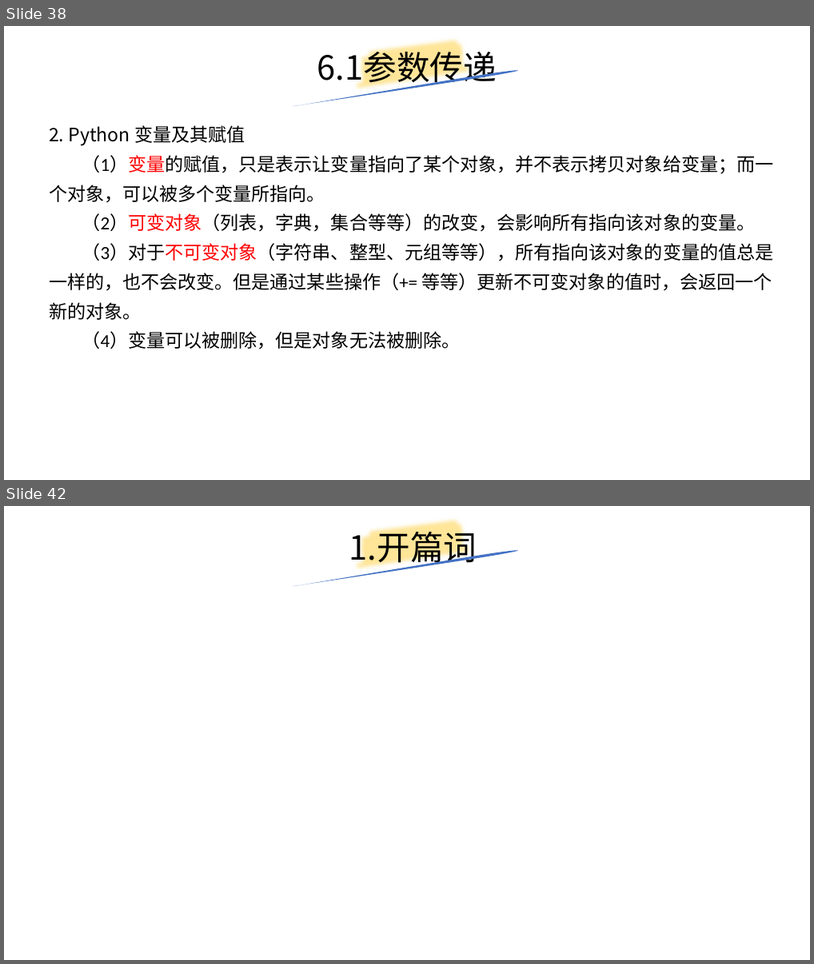
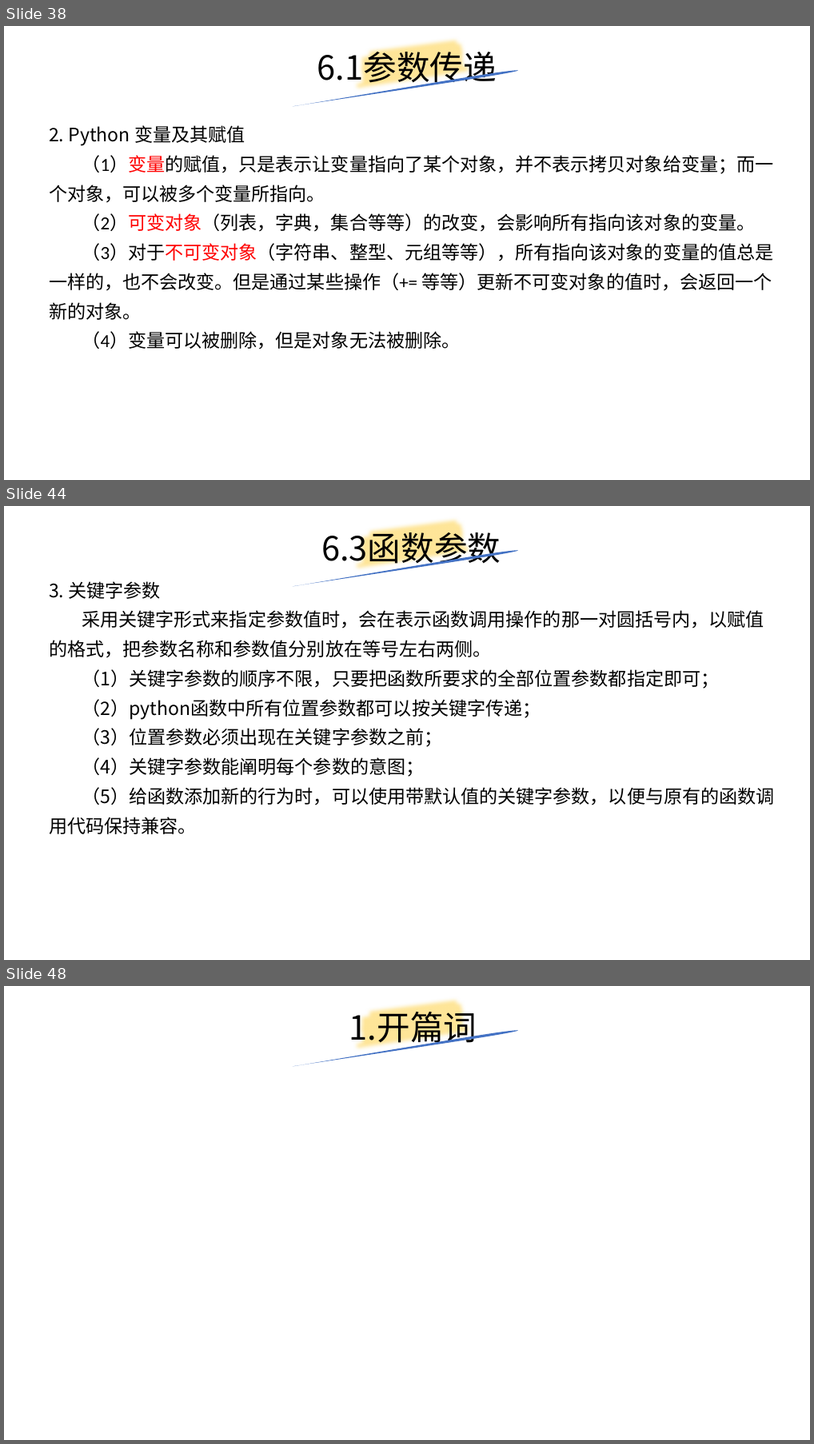
Before and after one commit to yiwenliu/CorePython, a slide deck: PPT/CorePython.pptx. Shown one above the other, each under a label of ours: slides 38 and 42 before the commit, slides 38, 44 and 48 after it; the slides between them are not shown. The pictures are 814x964 and 814x1444 pixels, drawn with LibreOffice and Linux fonts; fonts in the diff are those of the drawing. Boxes give left, top, right and bottom in pixels: in the first picture for what was removed or moved away, otherwise in the second. Text is boxed around its words. In the diff, an @@ line names an element or a change of style, - is before the commit and + after.

```diff
--- a/PPT/CorePython.pptx
+++ b/PPT/CorePython.pptx
@@ slide 44 added at [4,506,810,960], background #FFFFFF @@
@@ title added at [322,527,501,568], 39.6 pt, text #000000 @@
+6.3函数参数
@@ freeform shape added at [353,506,476,586], outline #FFE699 16 pt @@
@@ freeform shape added at [292,549,519,586], fill #4472C4 @@
@@ text added at [49,581,774,834], 22 pt, text #000000 @@
+3. 关键字参数
+采用关键字形式来指定参数值时，会在表示函数调用操作的那一对圆括号内，以赋值的格式，把参数名称和参数值分别放在等号左右两侧。
+（1）关键字参数的顺序不限，只要把函数所要求的全部位置参数都指定即可；
+（2）python函数中所有位置参数都可以按关键字传递；
+（3）位置参数必须出现在关键字参数之前；
+（4）关键字参数能阐明每个参数的意图；
+（5）给函数添加新的行为时，可以使用带默认值的关键字参数，以便与原有的函数调用代码保持兼容。
@@ what was slide 42 is now slide 48 @@
```
Also in this commit, not shown: 1 slide changed, 7 other slides added, 2 slides removed, 10 other files.
